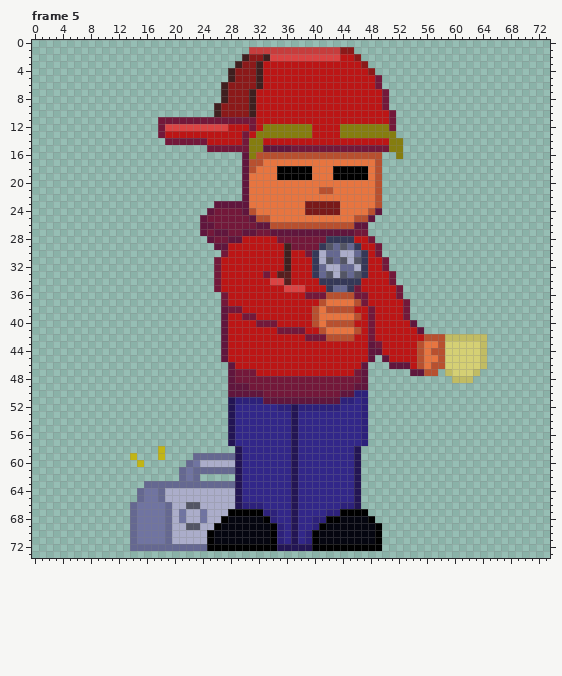
One commit to this pixel-art file: assets/shared/images/characters/cole.ase. The first picture shows the starting point.
74x74 pixels, 12 frames. Colours within 5 levels of each other are drawn and written as one. Shown: frame 5. The commit also changed other frames, which this record leaves out.
The same view after the edit:
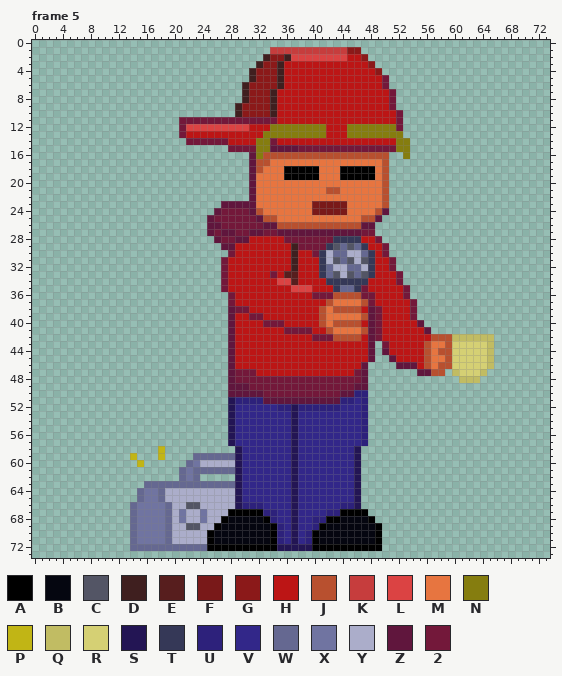
Palette (. is transparent): A #000000  B #050610  C #535565  D #3f1f1f  E #571e1e  F #791919  G #8b1919  H #bc1515  J #b8502f  K #c63d3d  L #db4343  M #e77540  N #857d0f  P #c1b515  Q #c1bc63  R #d5d074  S #231554  T #353857  U #2d217b  V #322789  W #656891  X #7074a1  Y #abadca  Z #60163d  2 #73183a
Edits made:
Frame 5, layers "hand", "head", "hoodie":
y 1: x 31..33 KKK -> ...; x 44 G -> K; x 46 . -> G
y 2: x 30..32 DGG -> ...; x 34..36 LLL -> GGD; x 44 H -> L; x 46..47 G. -> HG
y 3: x 29..31 DGG -> ...; x 33..35 HHH -> GGD; x 47..48 G. -> HG
y 4: x 28..35 DGGGDHHH -> ...DGGGD; x 48..49 G. -> HG
y 5: x 28..35 DGGGDHHH -> ...DGGGD; x 49..50 2. -> H2
y 6: x 27..30 DGGG -> ...D; x 32..35 DHHH -> GGGD; x 49..50 2. -> H2
y 7..8: x 27..34 DGGGDHHH -> ...DGGGD; x 50..51 2. -> H2
y 9: x 26..29 DGGG -> ...D; x 31..34 DHHH -> GGGD; x 50..51 2. -> H2
y 10: x 26..29 DGGG -> ...D; x 31..34 DHHH -> GGGD; x 51..52 2. -> H2
y 11: x 18..20 222 -> ...; x 32..34 HHH -> 222; x 51..52 2. -> H2
y 12: x 18..21 2LLL -> ...2; x 28..31 HHH2 -> LLLH; x 33 N -> H; x 40..41 HH -> NN; x 44 N -> H; x 51..52 2. -> N2
y 13: x 18..21 2HHH -> ...2; x 30 2 -> H; x 32 N -> H; x 40..41 HH -> NN; x 44 N -> H; x 52 . -> N
y 14: x 19..21 222 -> ...; x 25..27 HHH -> 222; x 30..31 2N -> HH; x 33..34 HH -> N2; x 51 N -> H; x 53 . -> N
y 15: x 25..27 222 -> ...; x 31 N -> 2; x 33 Z -> N; x 37 2 -> Z; x 51 N -> 2; x 53 . -> N
y 16: x 30..32 ZNJ -> .ZN; x 50 . -> J; x 52..53 N. -> .N
y 17: x 30..31 ZJ -> .Z; x 33 M -> J; x 49..50 J. -> MJ
y 18: x 30..32 ZJM -> .ZJ; x 35 A -> M; x 40 M -> A; x 43 A -> M; x 48..50 MJ. -> AMJ
y 19: x 30..31 ZM -> .Z; x 35 A -> M; x 40 M -> A; x 43 A -> M; x 48..50 MJ. -> AMJ
y 20: x 30..31 ZM -> .Z; x 49..50 J. -> MJ
y 21: x 30..31 ZM -> .Z; x 41 J -> M; x 43 M -> J; x 49..50 J. -> MJ
y 22: x 30..31 ZM -> .Z; x 49..50 J. -> MJ
y 23: x 26 Z -> .; x 31 M -> Z; x 39 F -> M; x 44 M -> F; x 49..50 J. -> MJ
y 24: x 25..26 Z2 -> .Z; x 30..32 ZJM -> 2ZJ; x 39 F -> M; x 44 M -> F; x 48..50 JZ. -> MJZ
y 25: x 24..25 Z2 -> .Z; x 31..32 ZJ -> 2Z; x 34 M -> J; x 46 J -> M; x 48..49 Z. -> JZ
y 26: x 24 Z -> .; x 26 2 -> Z; x 32 Z -> 2; x 34 J -> Z; x 46 Z -> J; x 48 . -> Z
y 27: x 24..26 Z2Z -> .Z2; x 28 2 -> Z; x 30 Z -> 2; x 32 2 -> Z; x 34 Z -> 2; x 46 2 -> Z; x 48 . -> 2
y 28: x 25..26 Z2 -> .Z; x 28 Z -> 2; x 30 H -> Z; x 35 2 -> H; x 42 T -> 2; x 46 H -> T; x 48..49 2. -> H2
y 29: x 26 Z -> .; x 28 H -> Z; x 36..37 D2 -> HD; x 41..47 TCWCWTH -> 2TCWCWT; x 49..50 2. -> H2
y 30: x 27..28 2H -> .2; x 36..37 DH -> HD; x 39..42 2TYW -> H2TY; x 44 Y -> W; x 46..50 WTH2. -> YWTH2
y 31: x 26..27 2H -> .2; x 36..37 DH -> HD; x 40..48 TYCWCYCTH -> HTYCWCYCT; x 50..51 2. -> H2
y 32: x 26..27 2H -> .2; x 36..37 DH -> HD; x 40..42 TWY -> HTW; x 44 W -> Y; x 46..48 YTH -> WYT; x 50..51 2. -> H2
y 33: x 26..27 2H -> .2; x 33..35 2HE -> H2H; x 37 H -> E; x 40..48 TWCYCWCTH -> HTWCYCWCT; x 51..52 2. -> H2
y 34: x 26..27 2H -> .2; x 34 L -> H; x 36..37 EH -> LE; x 41 T -> H; x 47 H -> T; x 51..52 2. -> H2
y 35: x 26..27 2H -> .2; x 36 L -> H; x 39 H -> L; x 42..43 TW -> HT; x 45..47 T2H -> WT2; x 52..53 2. -> H2
y 36: x 27..28 2H -> .2; x 39 2 -> H; x 42 J -> 2; x 46 2 -> J; x 48 H -> 2; x 52..53 2. -> H2
y 37: x 27..28 2H -> .2; x 41..42 JM -> HJ; x 46..48 J2H -> MJ2; x 53..54 2. -> H2
y 38: x 27..28 Z2 -> .Z; x 30 H -> 2; x 40..42 JMJ -> HJM; x 46 H -> J; x 48..49 2H -> Z2; x 53..54 2. -> H2
y 39: x 27..28 ZH -> .Z; x 30 2 -> H; x 32 H -> 2; x 40..41 JM -> HJ; x 46..49 JH2H -> MJZ2; x 53..54 2. -> H2
y 40: x 27..28 ZH -> .Z; x 32 2 -> H; x 35 H -> 2; x 40..42 JMJ -> HJM; x 46 H -> J; x 48..49 2H -> Z2; x 54..55 Z. -> HZ
y 41: x 27..28 ZH -> .Z; x 35 2 -> H; x 39 H -> 2; x 41..42 JM -> HJ; x 46..49 JH2H -> MJZ2; x 55..56 Z. -> HZ
y 42: x 27..28 ZH -> .Z; x 39 2 -> H; x 42 J -> 2; x 46 H -> J; x 48..49 2H -> Z2; x 56 J -> H; x 59 Q -> J; x 65 . -> Q
y 43: x 27..28 ZH -> .Z; x 49..50 2H -> .2; x 55..56 JM -> HJ; x 58..59 JR -> MJ; x 64..65 Q. -> RQ
y 44: x 27..28 ZH -> .Z; x 49..50 ZH -> .Z; x 55..57 JMJ -> HJM; x 59 R -> J; x 64..65 Q. -> RQ
y 45: x 27..28 ZH -> .Z; x 50..51 ZH -> .Z; x 55..56 JM -> HJ; x 58..59 JR -> MJ; x 64..65 Q. -> RQ
y 46: x 51 Z -> .; x 54..57 HJMJ -> ZHJM; x 59 R -> J; x 64..65 Q. -> RQ
y 47: x 54 Z -> .; x 56 J -> Z; x 58..60 .QR -> J.Q; x 63..64 Q. -> RQ
y 48: x 60 Q -> .; x 63 . -> Q
Boxes around the changes in both pictures, in picture pixels (x1, y1, x2, y2):
changed: (158, 47, 494, 383)
